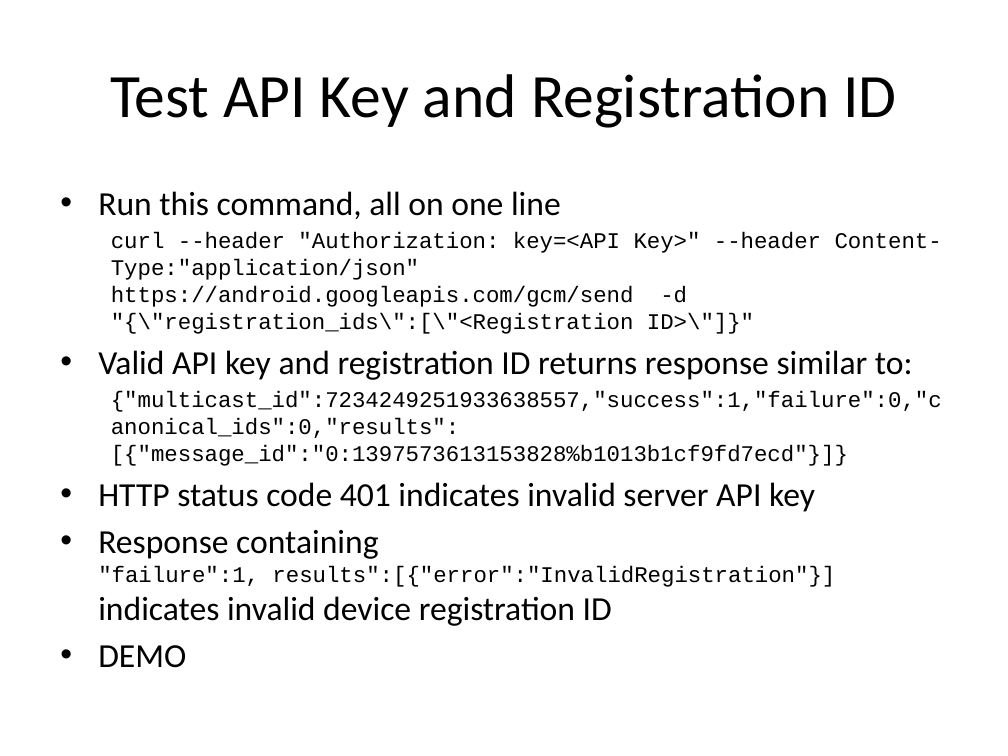
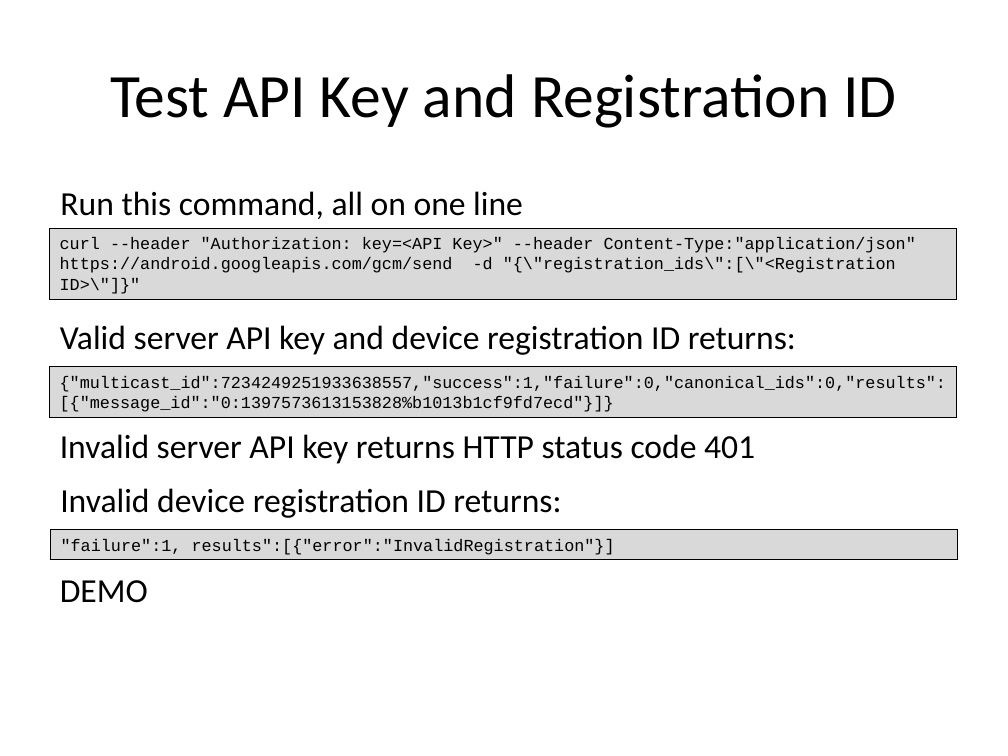
Before and after one commit to LeadingEDJE/MobilePushNotification, a slide deck: slide 19 of Implementing Push Notification in Android.pptx (slide 14 before the commit). Drawn at 1008x756 pixels with LibreOffice and Linux fonts; fonts in the diff are those of the drawing; background and template pictures are left out. Boxes give left, top, right and bottom in pixels: in the first picture for what was removed or moved away, otherwise in the second. Text is boxed around its words. In the diff, an @@ line names an element or a change of style, - is before the commit and + after.

```diff
--- a/Implementing Push Notification in Android.pptx
+++ b/Implementing Push Notification in Android.pptx
@@ text "Run this command, all on ..." at (x1=60, y1=191, x2=523, y2=219): bullet • to none @@
@@ rectangle added at (x1=49, y1=228, x2=957, y2=299), fill #D9D9D9, outline #000000 0.75 pt, 12 pt, text #000000 @@
+curl --header "Authorization: key=<API Key>" --header Content-Type:"application/json" https://android.googleapis.com/gcm/send -d "{\"registration_ids\":[\"<Registration ID>\"]}"
@@ text at (x1=98, y1=232, x2=942, y2=668): paragraphs removed @@
-  curl --header "Authorization: key=<API Key>" --header Content-Type:"application/json" https://android.googleapis.com/gcm/send -d "{\"registration_ids\":[\"<Registration ID>\"]}"
-• Valid API key and registration ID returns response similar to:
-  {"multicast_id":7234249251933638557,"success":1,"failure":0,"canonical_ids":0,"results":[{"message_id":"0:1397573613153828%b1013b1cf9fd7ecd"}]}
-• HTTP status code 401 indicates invalid server API key
-• Response containing
-  "failure":1, results":[{"error":"InvalidRegistration"}]
-  indicates invalid device registration ID
-• DEMO
@@ text added at (x1=60, y1=325, x2=796, y2=355), 24 pt, text #000000 @@
+Valid server API key and device registration ID returns:
@@ rectangle added at (x1=49, y1=367, x2=957, y2=417), fill #D9D9D9, outline #000000 0.75 pt, 12 pt, text #000000 @@
+{"multicast_id":7234249251933638557,"success":1,"failure":0,"canonical_ids":0,"results":[{"message_id":"0:1397573613153828%b1013b1cf9fd7ecd"}]}
@@ text added at (x1=60, y1=434, x2=755, y2=464), 24 pt, text #000000 @@
+Invalid server API key returns HTTP status code 401
@@ text added at (x1=60, y1=488, x2=561, y2=518), 24 pt, text #000000 @@
+Invalid device registration ID returns:
@@ rectangle added at (x1=50, y1=529, x2=958, y2=559), fill #D9D9D9, outline #000000 0.75 pt, 12 pt, text #000000 @@
+"failure":1, results":[{"error":"InvalidRegistration"}]
@@ text added at (x1=60, y1=580, x2=148, y2=603), 24 pt, text #000000 @@
+DEMO
```
Also in this commit, not shown: 13 other slides changed, 2 slides added.
